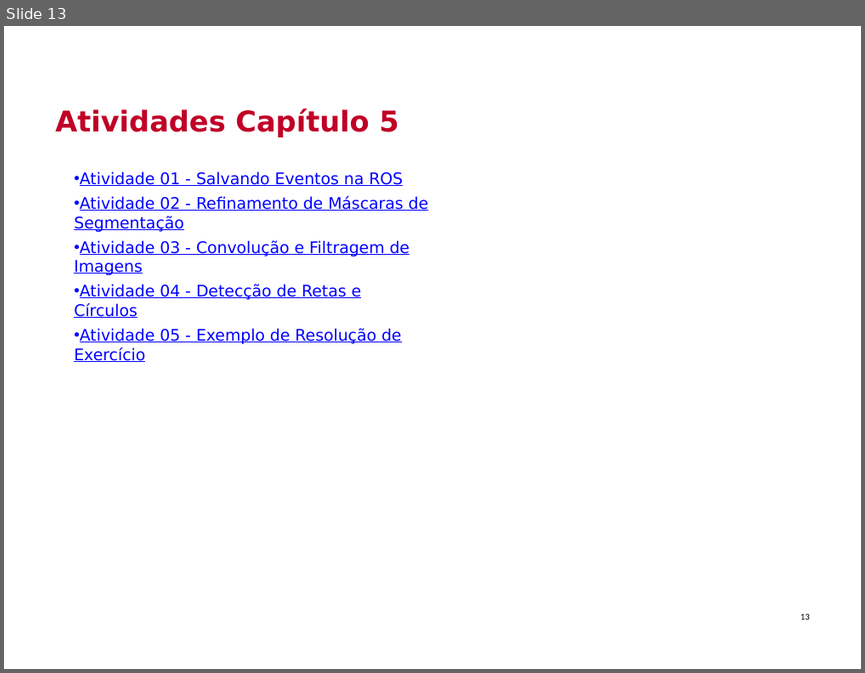
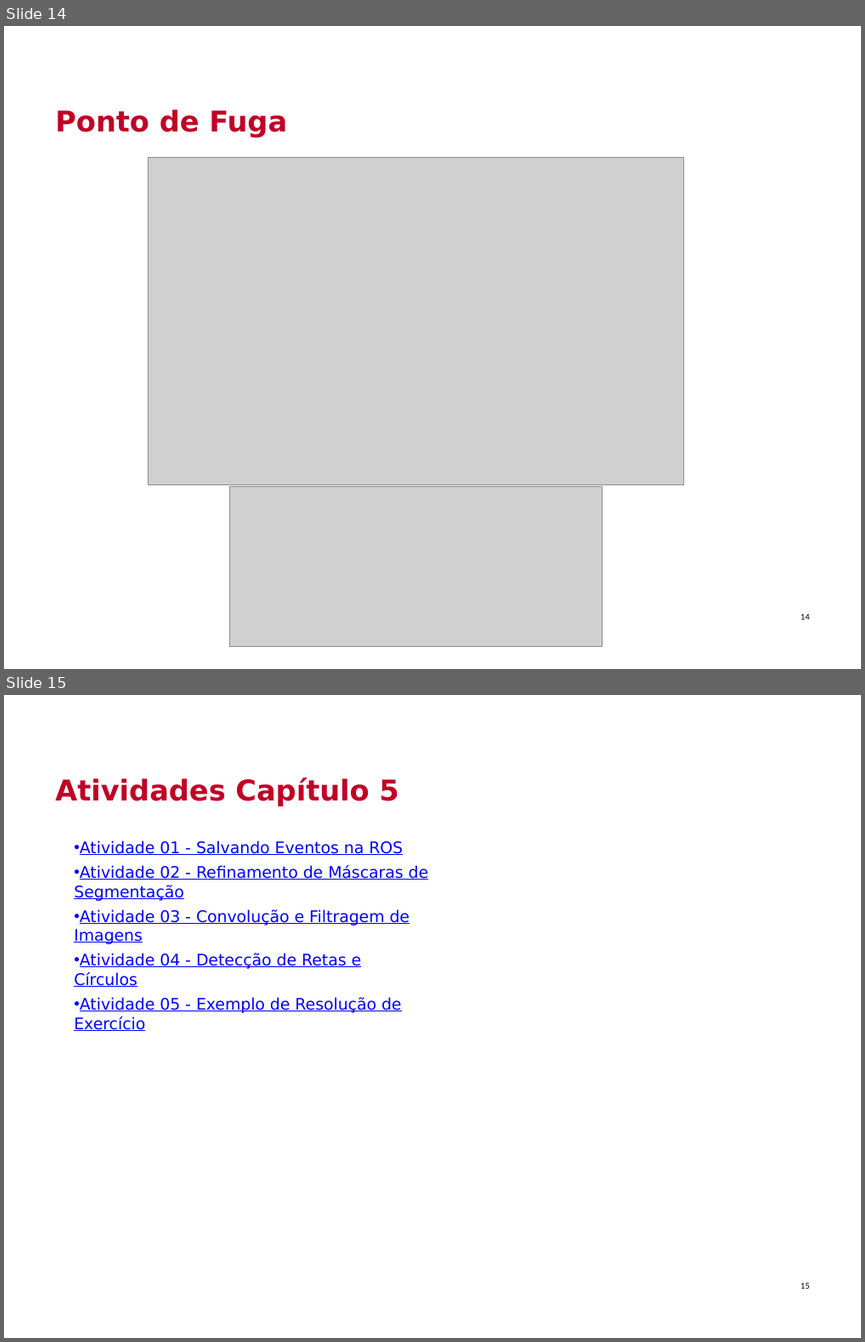
Before and after one commit to Insper/robotica-computacional, a slide deck: docs/modulos/05-visao-p2/slides.pptx. Shown one above the other, each under a label of ours: slide 13 before the commit, slides 14 and 15 after it. The pictures are 865x673 and 865x1342 pixels, drawn with LibreOffice and Linux fonts; fonts in the diff are those of the drawing; grey boxes stand for pictures; background and template pictures are left out. Boxes give left, top, right and bottom in pixels: in the first picture for what was removed or moved away, otherwise in the second. Text is boxed around its words. In the diff, an @@ line names an element or a change of style, - is before the commit and + after.

```diff
--- a/docs/modulos/05-visao-p2/slides.pptx
+++ b/docs/modulos/05-visao-p2/slides.pptx
@@ slide 14 added at <box>4,26,861,669</box>, background picture (left out) @@
@@ title added at <box>55,109,287,137</box>, 24 pt, text #C00026, bold @@
+Ponto de Fuga
@@ picture added at <box>148,157,683,484</box> @@
@@ picture added at <box>230,487,602,646</box> @@
@@ page number added at <box>800,613,810,619</box>, 7.5 pt, text #000000 @@
+14
@@ what was slide 13 is now slide 15 @@
```
Also in this commit, not shown: 1 slide changed, 1 other slide added, 1 other file.
